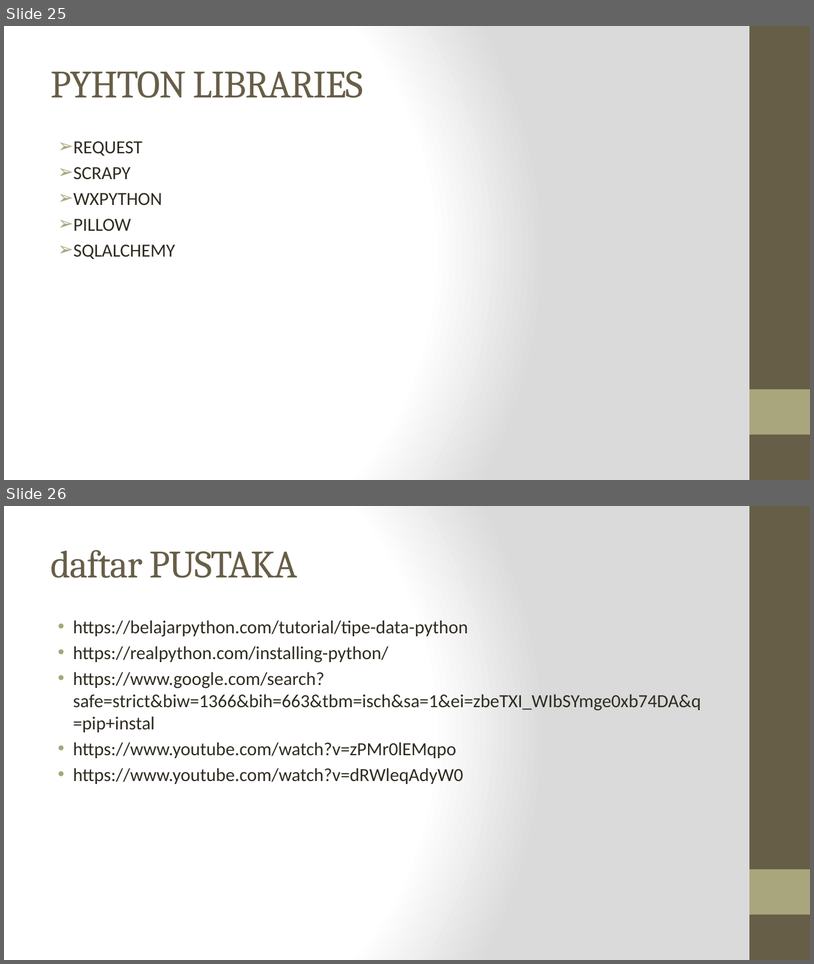
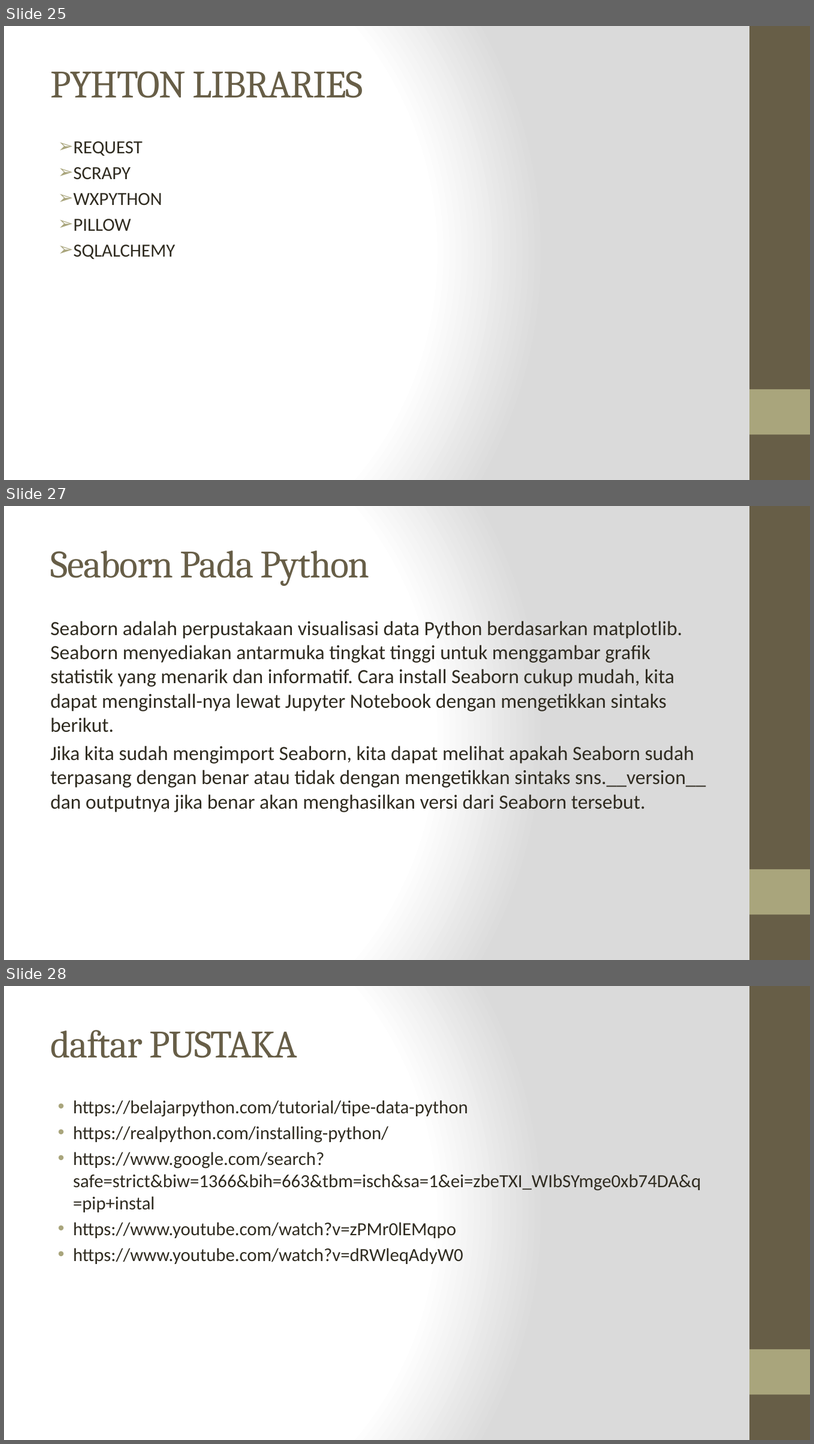
Before and after one commit to rosiyana/Pengantar-Deep-Learning, a slide deck: Tugas 1/Pengenalan Python.pptx. Shown one above the other, each under a label of ours: slides 25 and 26 before the commit, slides 25, 27 and 28 after it; the slides between them are not shown. The pictures are 814x964 and 814x1444 pixels, drawn with LibreOffice and Linux fonts; fonts in the diff are those of the drawing. Boxes give left, top, right and bottom in pixels: in the first picture for what was removed or moved away, otherwise in the second. Text is boxed around its words. In the diff, an @@ line names an element or a change of style, - is before the commit and + after.

```diff
--- a/Tugas 1/Pengenalan Python.pptx
+++ b/Tugas 1/Pengenalan Python.pptx
@@ slide 27 added at [4, 506, 810, 960], background gradient #FFFFFF to #DADADA; not listed: 2 template elements that a slide beside it also shows @@
@@ title added at [50, 550, 370, 586], 46 pt, text #675E47 @@
+Seaborn Pada Python
@@ text added at [50, 621, 706, 812], 24 pt, text #2F2B20 @@
+Seaborn adalah perpustakaan visualisasi data Python berdasarkan matplotlib. Seaborn menyediakan antarmuka tingkat tinggi untuk menggambar grafik statistik yang menarik dan informatif. Cara install Seaborn cukup mudah, kita dapat menginstall-nya lewat Jupyter Notebook dengan mengetikkan sintaks berikut.
+Jika kita sudah mengimport Seaborn, kita dapat melihat apakah Seaborn sudah terpasang dengan benar atau tidak dengan mengetikkan sintaks sns.__version__ dan outputnya jika benar akan menghasilkan versi dari Seaborn tersebut.
@@ what was slide 26 is now slide 28 @@
```
Also in this commit, not shown: 1 other slide added.
